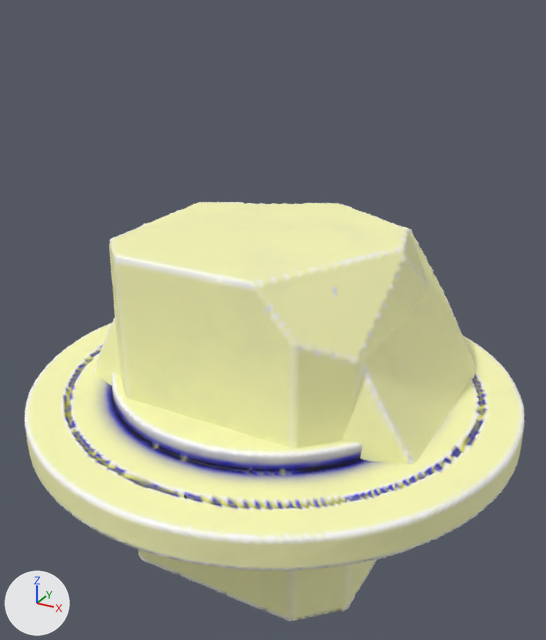
Before and after pictures for a commit that changed the glTF model public/assets/exhibits.glb.
Before and after are seen from a 50 mm camera at (4.16, -7.61, 4.64) aimed at (0.01, -0.05, 0.86). The lights are fixed; the arrows at lower left show +X, +Y and +Z. The first picture is the older version. Where no turn or scale is listed for an object, it has been applied to the vertices.

The first picture shows 'base', 'engineering_shell', 'kensaku_shell'.
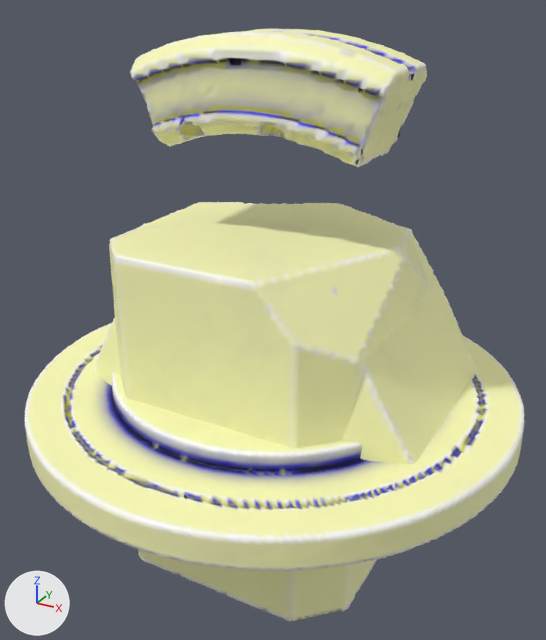
Edits to the bpy script that builds the scene:
```text
Add mat_defaultmaterial_024:
    mat_defaultmaterial_024 = bpy.data.materials.new('DefaultMaterial.024')
    mat_defaultmaterial_024.use_nodes = True; mat_defaultmaterial_024.node_tree.nodes.clear()
    _N = mat_defaultmaterial_024.node_tree.nodes; _L = mat_defaultmaterial_024.node_tree.links
    n0 = _N.new('ShaderNodeOutputMaterial'); n0.name = 'Material Output'
    n1 = _N.new('ShaderNodeBsdfPrincipled'); n1.name = 'Principled BSDF'
    n2 = _N.new('ShaderNodeVertexColor'); n2.name = 'Color Attribute'
    _L.new(n1.outputs[0], n0.inputs[0])  # 'BSDF' to 'Surface'
    _L.new(n2.outputs[0], n1.inputs[0])  # 'Color' to 'Base Color'
Add me_ring_segment:
    me_ring_segment.from_pydata(...)  # 4235 vertices, 8468 faces; spans x -1.58..1.58, y -0.61..0.61, z -0.64..0.64
    me_ring_segment.materials.append(mat_defaultmaterial_024)
Add ob_ring_segment:
    ob_ring_segment = bpy.data.objects.new('ring_segment', me_ring_segment)
    ob_ring_segment.location = (0.01, 0.0, 3.58)
```

Boxes [x1, y1, x2, y2] around the edits, measured in the pictures (546 x 640 px):
'ring_segment', added: after [130, 28, 427, 167]
